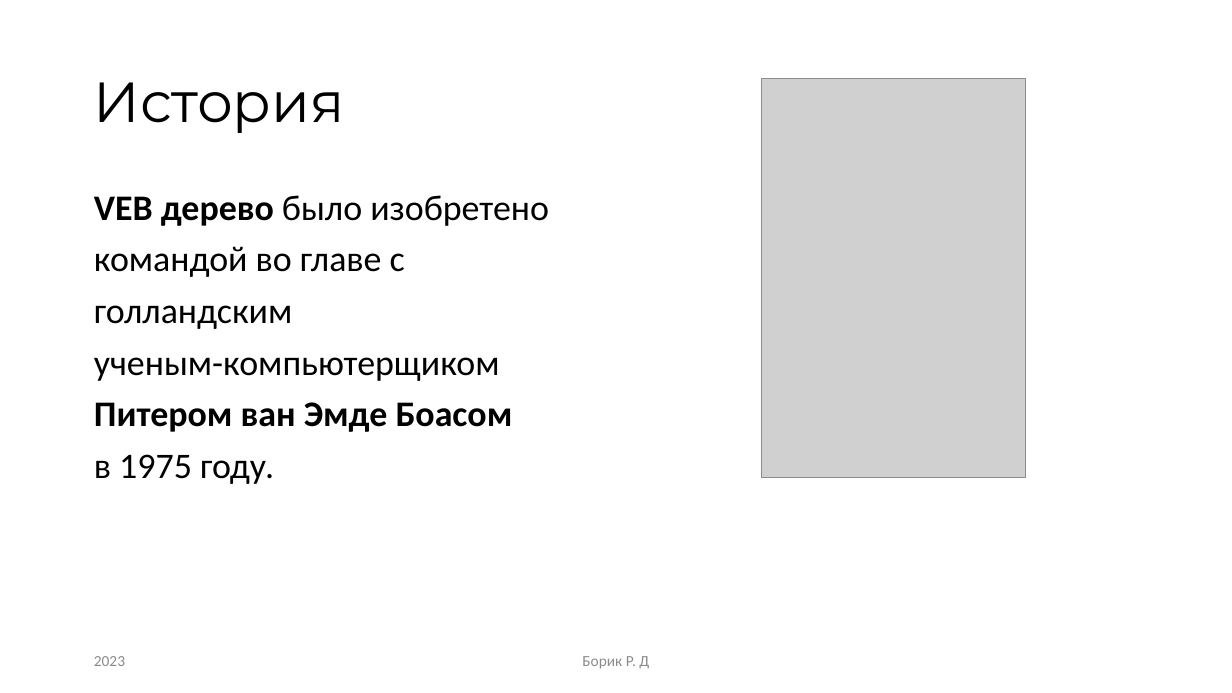
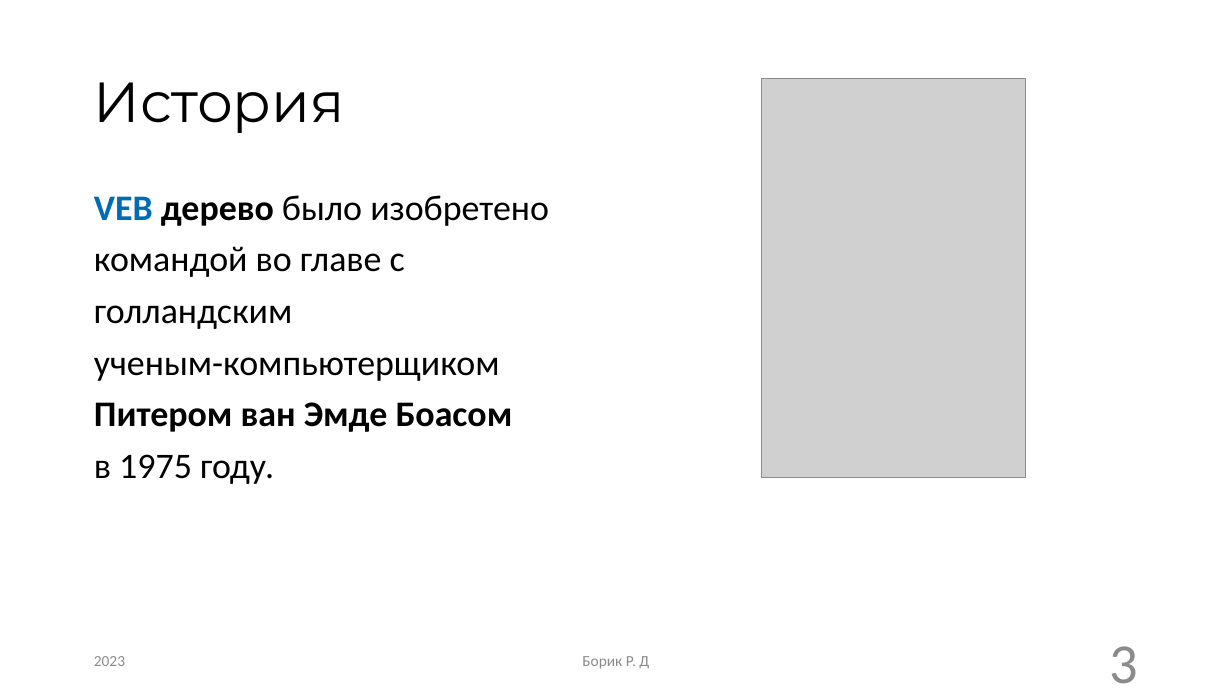
Before and after one commit to RandomServant/Van-Emde-Boas-tree, a slide deck: slide 3 of Presentation van Emde Boas tree.pptx. Drawn at 1232x693 pixels with LibreOffice and Linux fonts; fonts in the diff are those of the drawing; grey boxes stand for pictures. Boxes give left, top, right and bottom in pixels: in the first picture for what was removed or moved away, otherwise in the second. Text is boxed around its words. In the diff, an @@ line names an element or a change of style, - is before the commit and + after.

```diff
--- a/Presentation van Emde Boas tree.pptx
+++ b/Presentation van Emde Boas tree.pptx
@@ text at [94, 195, 549, 226]: text colour #000000 to #006CB5 in "VEB" @@
@@ page number added at [1109, 646, 1138, 684], 44 pt, text #8C8C8C @@
+3
```
Also in this commit, not shown: 15 other slides changed, 1 slide added, 5 slides removed.
